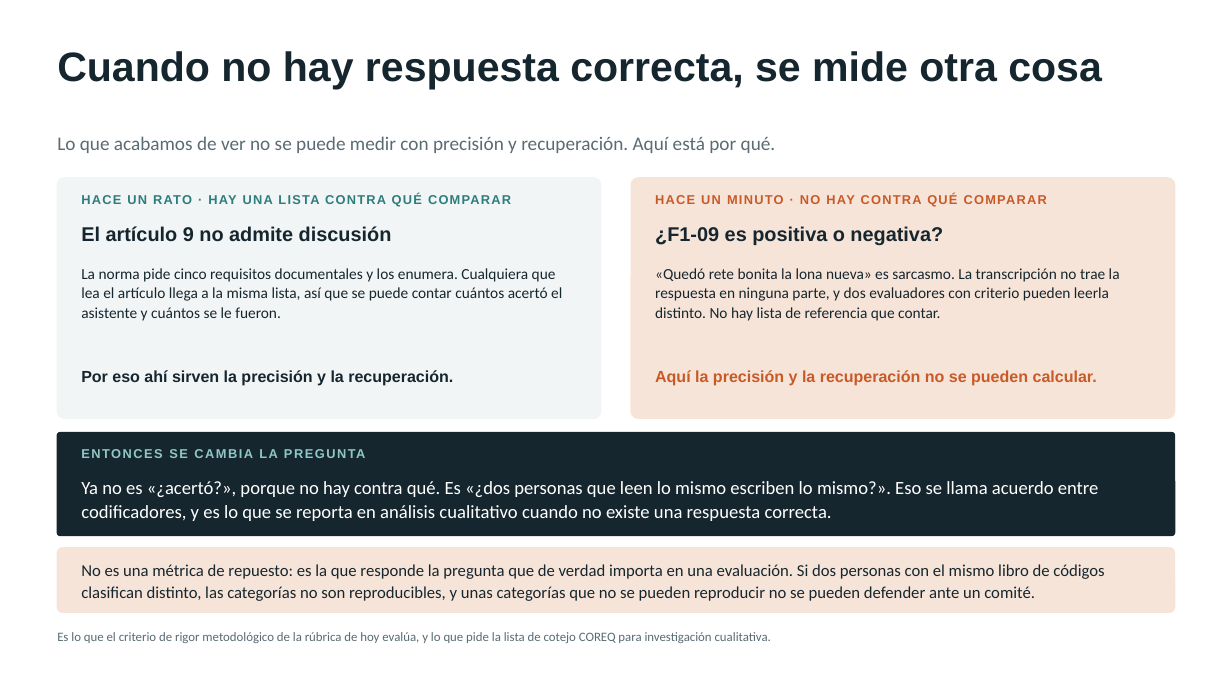
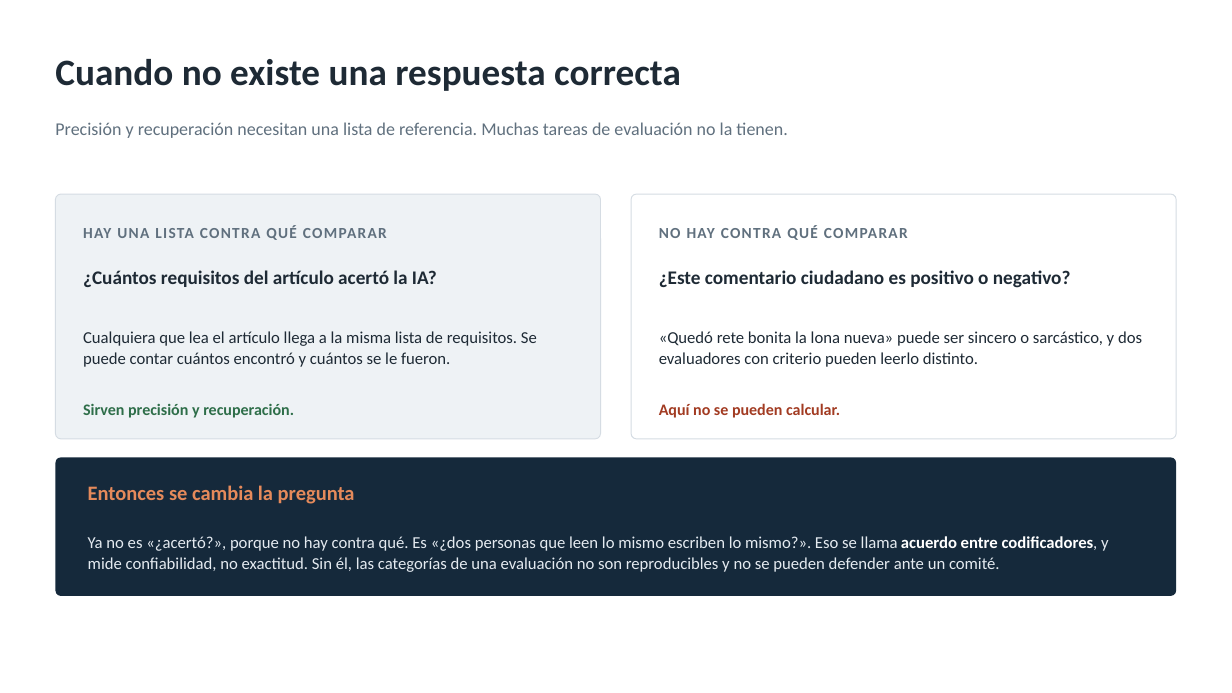
Before and after one commit to marvtrejo/curso-inegi-gen-ai, a slide deck: slide 10 of sesion-06/Sesion_06_Laboratorio_Cualitativo.pptx (slide 17 before the commit). Drawn at 1232x693 pixels with LibreOffice and Linux fonts; fonts in the diff are those of the drawing. Boxes give left, top, right and bottom in pixels: in the first picture for what was removed or moved away, otherwise in the second. Text is boxed around its words. In the diff, an @@ line names an element or a change of style, - is before the commit and + after.

```diff
--- a/sesion-06/Sesion_06_Laboratorio_Cualitativo.pptx
+++ b/sesion-06/Sesion_06_Laboratorio_Cualitativo.pptx
@@ text at <box>55,59,681,91</box>: text changed; size 32 to 29 pt; font Arial to Calibri; text colour #16262E to #1E2A35 @@
-Cuando no hay respuesta correcta, se mide otra cosa
+Cuando no existe una respuesta correcta
@@ text added at <box>55,122,787,138</box>, 14 pt, text #60707E @@
+Precisión y recuperación necesitan una lista de referencia. Muchas tareas de evaluación no la tienen.
@@ text removed at <box>57,136,776,153</box> @@
-Lo que acabamos de ver no se puede medir con precisión y recuperación. Aquí está por qué.
@@ rounded rectangle: place and size @@
-rounded rectangle at <box>57,177,601,418</box>
+rounded rectangle at <box>55,194,601,439</box>
@@ rounded rectangle at <box>55,194,601,439</box>: fill #F2F5F6 to #EEF2F5; outline #F2F5F6 1 pt to #D5DCE3 0.75 pt; proportions changed @@
@@ rounded rectangle: place and size @@
-rounded rectangle at <box>631,177,1175,418</box>
+rounded rectangle at <box>631,194,1177,439</box>
@@ rounded rectangle at <box>631,194,1177,439</box>: fill #F7E4D8 to #FFFFFF; outline #F7E4D8 1 pt to #D5DCE3 0.75 pt; proportions changed @@
@@ text removed at <box>81,226,392,242</box> @@
-El artículo 9 no admite discusión
@@ text at <box>83,225,387,240</box>: text changed; size 10 to 12 pt; font Arial to Calibri; text colour #2E7D7D to #60707E @@
-HACE UN RATO · HAY UNA LISTA CONTRA QUÉ COMPARAR
+HAY UNA LISTA CONTRA QUÉ COMPARAR
@@ text at <box>659,225,908,240</box>: text changed; size 10 to 12 pt; font Arial to Calibri; text colour #C85A28 to #60707E @@
-HACE UN MINUTO · NO HAY CONTRA QUÉ COMPARAR
+NO HAY CONTRA QUÉ COMPARAR
@@ vertical alignment top to middle in 10 elements at <box>88,485,355,504</box>, <box>83,225,387,240</box>, <box>659,225,908,240</box>, <box>659,403,840,418</box>, <box>83,331,537,367</box>, <box>83,404,294,418</box>, <box>55,59,681,91</box>, <box>88,536,1109,572</box>, <box>659,331,1142,367</box>, <box>659,270,1071,288</box> @@
@@ text added at <box>83,270,437,287</box>, 15 pt, text #1E2A35, bold @@
+¿Cuántos requisitos del artículo acertó la IA?
@@ text at <box>659,270,1071,288</box>: text changed; size 15.5 to 15 pt; font Arial to Calibri; text colour #16262E to #1E2A35 @@
-¿F1-09 es positiva o negativa?
+¿Este comentario ciudadano es positivo o negativo?
@@ text at <box>83,331,537,367</box>: text changed; size 12 to 13 pt; text colour #16262E to #1E2A35 @@
-La norma pide cinco requisitos documentales y los enumera. Cualquiera que lea el artículo llega a la misma lista, así que se puede contar cuántos acertó el asistente y cuántos se le fueron.
+Cualquiera que lea el artículo llega a la misma lista de requisitos. Se puede contar cuántos encontró y cuántos se le fueron.
@@ text at <box>659,331,1142,367</box>: text changed; size 12 to 13 pt; text colour #16262E to #1E2A35 @@
-«Quedó rete bonita la lona nueva» es sarcasmo. La transcripción no trae la respuesta en ninguna parte, y dos evaluadores con criterio pueden leerla distinto. No hay lista de referencia que contar.
+«Quedó rete bonita la lona nueva» puede ser sincero o sarcástico, y dos evaluadores con criterio pueden leerlo distinto.
@@ text at <box>83,404,294,418</box>: text changed; font Arial to Calibri; text colour #16262E to #2E6E49 @@
-Por eso ahí sirven la precisión y la recuperación.
+Sirven precisión y recuperación.
@@ text at <box>659,403,840,418</box>: text changed; font Arial to Calibri; text colour #C85A28 to #A23B22 @@
-Aquí la precisión y la recuperación no se pueden calcular.
+Aquí no se pueden calcular.
@@ rounded rectangle: place and size @@
-rounded rectangle at <box>57,433,1175,536</box>
+rounded rectangle at <box>55,457,1177,596</box>
@@ rounded rectangle at <box>55,457,1177,596</box>: fill #16262E to #15293B; outline #16262E 1 pt to none; proportions changed @@
@@ text at <box>88,485,355,504</box>: text changed; size 10 to 16 pt; font Arial to Calibri; text colour #8FC7C7 to #E58A5B @@
-ENTONCES SE CAMBIA LA PREGUNTA
+Entonces se cambia la pregunta
@@ text at <box>88,536,1109,572</box>: text changed; size 14.5 to 13 pt; text colour #FFFFFF to #E4EAF0 @@
-Ya no es «¿acertó?», porque no hay contra qué. Es «¿dos personas que leen lo mismo escriben lo mismo?». Eso se llama acuerdo entre codificadores, y es lo que se reporta en análisis cualitativo cuando no existe una respuesta correcta.
+Ya no es «¿acertó?», porque no hay contra qué. Es «¿dos personas que leen lo mismo escriben lo mismo?». Eso se llama acuerdo entre codificadores, y mide confiabilidad, no exactitud. Sin él, las categorías de una evaluación no son reproducibles y no se pueden defender ante un comité.
@@ rounded rectangle removed at <box>57,548,1175,613</box> @@
@@ text removed at <box>81,564,1104,601</box> @@
-No es una métrica de repuesto: es la que responde la pregunta que de verdad importa en una evaluación. Si dos personas con el mismo libro de códigos clasifican distinto, las categorías no son reproducibles, y unas categorías que no se pueden reproducir no se pueden defender ante un comité.
@@ text removed at <box>57,632,771,643</box> @@
-Es lo que el criterio de rigor metodológico de la rúbrica de hoy evalúa, y lo que pide la lista de cotejo COREQ para investigación cualitativa.
```
Also in this commit, not shown: 1 other slide changed, 17 slides added, 28 slides removed, 4 other files.
